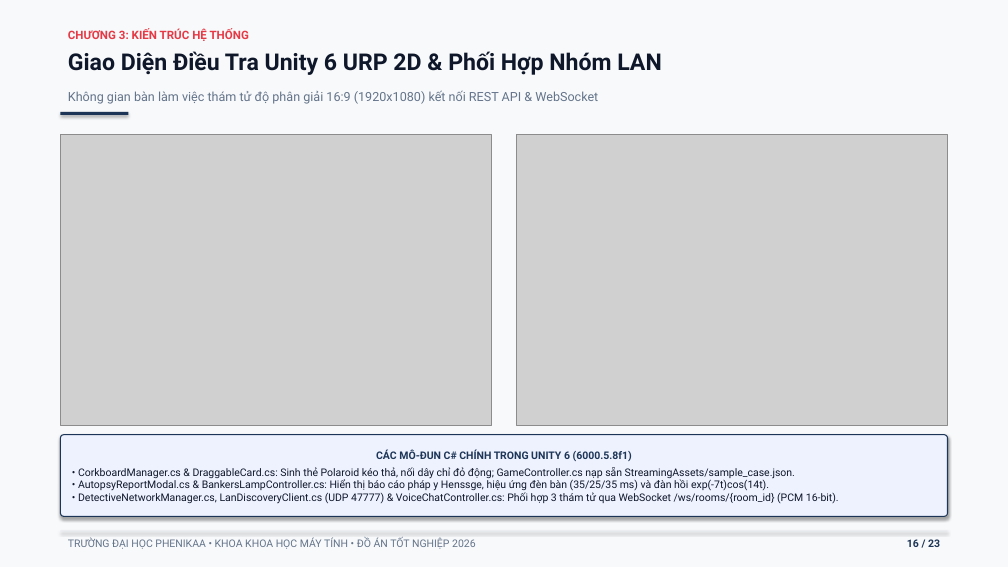
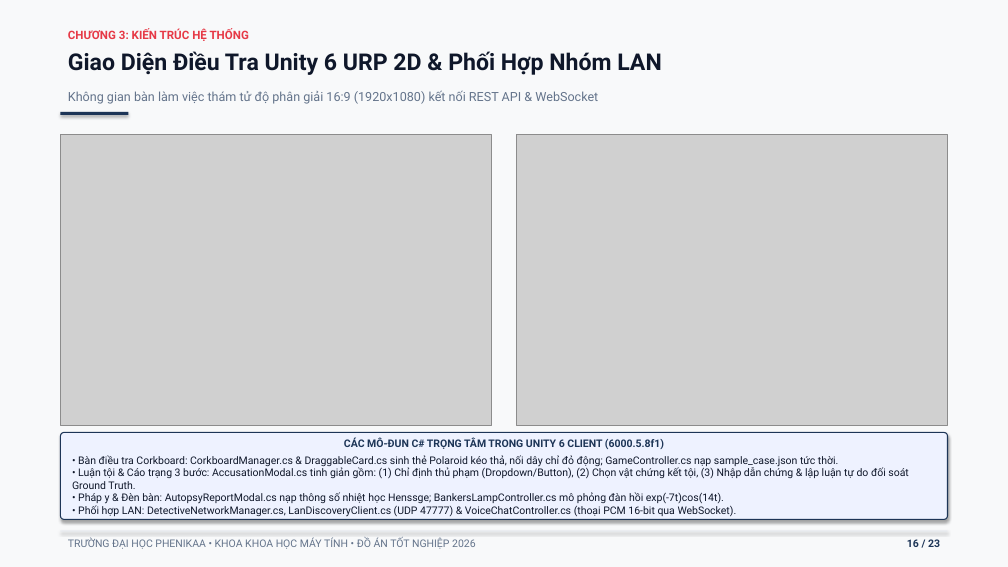
Before and after one commit to NNgocCongAnh/graduation-project, a slide deck: slide 16 of BAO_VE_KHOA_LUAN_TOT_NGHIEP.pptx. Drawn at 1008x567 pixels with LibreOffice and Linux fonts; fonts in the diff are those of the drawing; grey boxes stand for pictures. Boxes give left, top, right and bottom in pixels: in the first picture for what was removed or moved away, otherwise in the second. Text is boxed around its words. In the diff, an @@ line names an element or a change of style, - is before the commit and + after.

```diff
--- a/BAO_VE_KHOA_LUAN_TOT_NGHIEP.pptx
+++ b/BAO_VE_KHOA_LUAN_TOT_NGHIEP.pptx
@@ rounded rectangle "CÁC MÔ-ĐUN C# TRỌNG TÂM ...": place and size @@
-rounded rectangle "CÁC MÔ-ĐUN C# TRỌNG TÂM ..." at [60,435,948,516]
+rounded rectangle "CÁC MÔ-ĐUN C# TRỌNG TÂM ..." at [60,433,948,520]
@@ text in rounded rectangle at [72,437,908,516]: text changed @@
-CÁC MÔ-ĐUN C# CHÍNH TRONG UNITY 6 (6000.5.8f1)
-• CorkboardManager.cs & DraggableCard.cs: Sinh thẻ Polaroid kéo thả, nối dây chỉ đỏ động; GameController.cs nạp sẵn StreamingAssets/sample_case.json.
-• AutopsyReportModal.cs & BankersLampController.cs: Hiển thị báo cáo pháp y Henssge, hiệu ứng đèn bàn (35/25/35 ms) và đàn hồi exp(-7t)cos(14t).
-• DetectiveNetworkManager.cs, LanDiscoveryClient.cs (UDP 47777) & VoiceChatController.cs: Phối hợp 3 thám tử qua WebSocket /ws/rooms/{room_id} (PCM 16-bit).
+CÁC MÔ-ĐUN C# TRỌNG TÂM TRONG UNITY 6 CLIENT (6000.5.8f1)
+• Bàn điều tra Corkboard: CorkboardManager.cs & DraggableCard.cs sinh thẻ Polaroid kéo thả, nối dây chỉ đỏ động; GameController.cs nạp sample_case.json tức thời.
+• Luận tội & Cáo trạng 3 bước: AccusationModal.cs tinh giản gồm: (1) Chỉ định thủ phạm (Dropdown/Button), (2) Chọn vật chứng kết tội, (3) Nhập dẫn chứng & lập luận tự do đối soát Ground Truth.
+• Pháp y & Đèn bàn: AutopsyReportModal.cs nạp thông số nhiệt học Henssge; BankersLampController.cs mô phỏng đàn hồi exp(-7t)cos(14t).
+• Phối hợp LAN: DetectiveNetworkManager.cs, LanDiscoveryClient.cs (UDP 47777) & VoiceChatController.cs (thoại PCM 16-bit qua WebSocket).
```
Also in this commit, not shown: 3 other slides changed.
